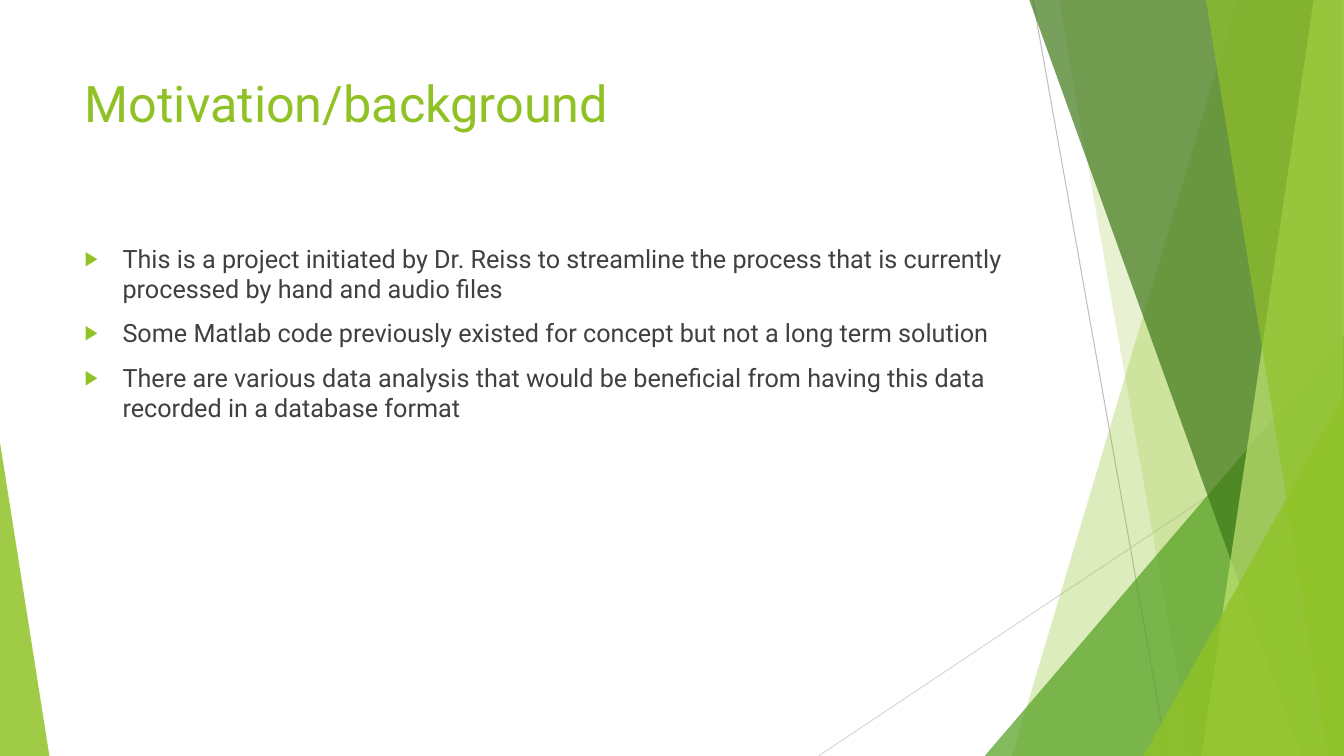
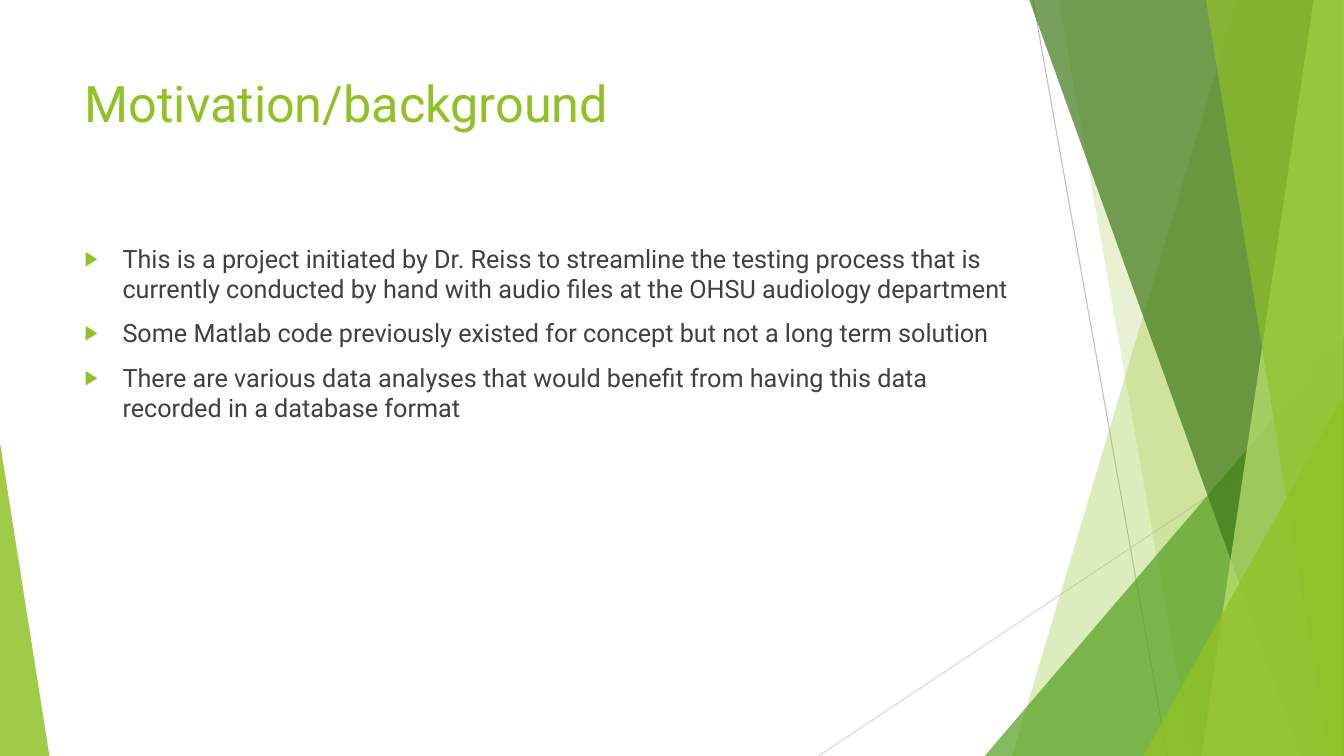
Before and after one commit to djklup/Capstone, a slide deck: slide 2 of TestBuilders.pptx. Drawn at 1344x756 pixels with LibreOffice and Linux fonts; fonts in the diff are those of the drawing. Boxes give left, top, right and bottom in pixels: in the first picture for what was removed or moved away, otherwise in the second. Text is boxed around its words. In the diff, an @@ line names an element or a change of style, - is before the commit and + after.

```diff
--- a/TestBuilders.pptx
+++ b/TestBuilders.pptx
@@ text at bbox=[123, 249, 1007, 304]: text changed @@
-▶ This is a project initiated by Dr. Reiss to streamline the process that is currently processed by hand and audio files
+▶ This is a project initiated by Dr. Reiss to streamline the testing process that is currently conducted by hand with audio files at the OHSU audiology department
@@ text at bbox=[123, 368, 927, 418]: text changed @@
-▶ There are various data analysis that would be beneficial from having this data recorded in a database format
+▶ There are various data analyses that would benefit from having this data recorded in a database format
```
Also in this commit, not shown: 3 other slides changed, 2 slides added, 1 other file.
